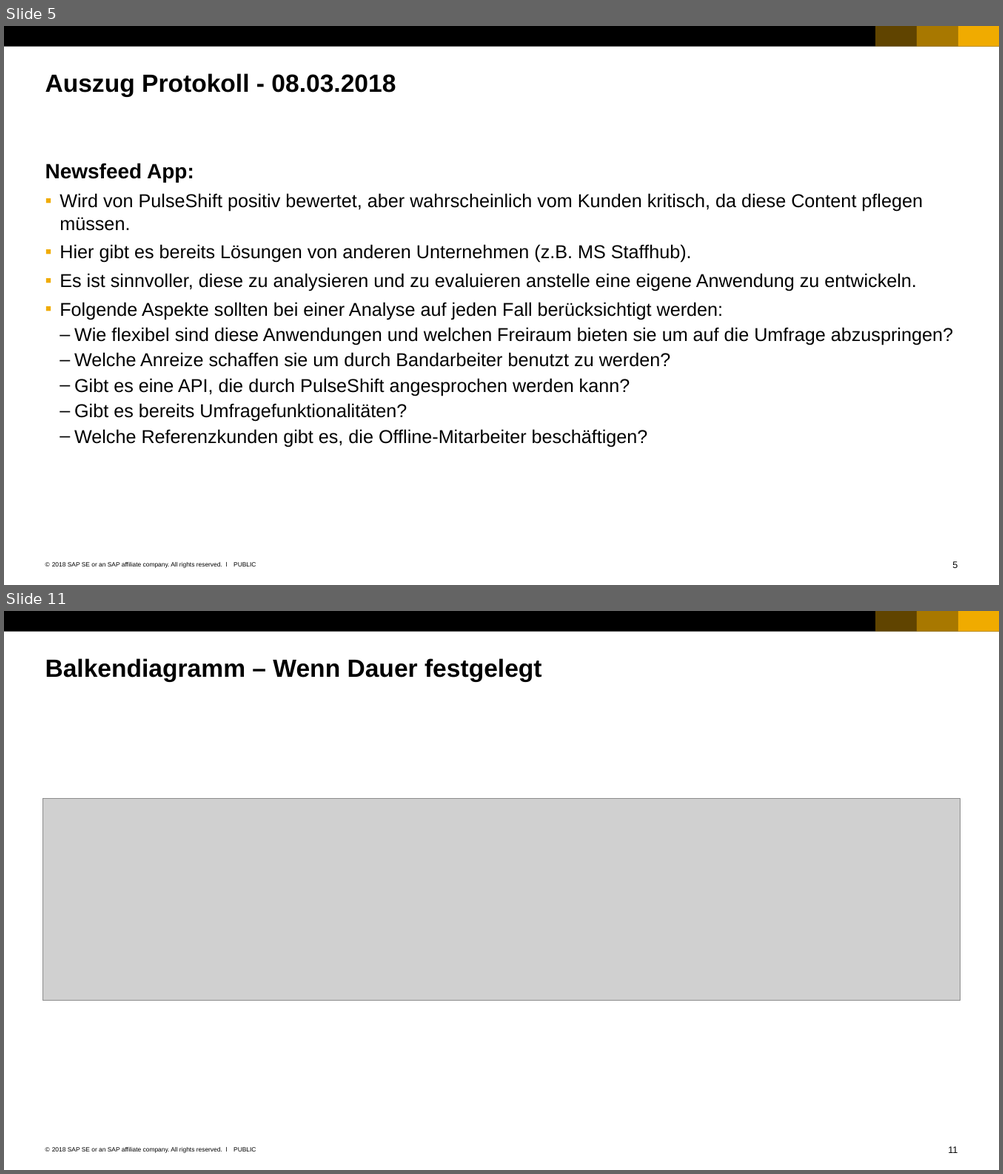
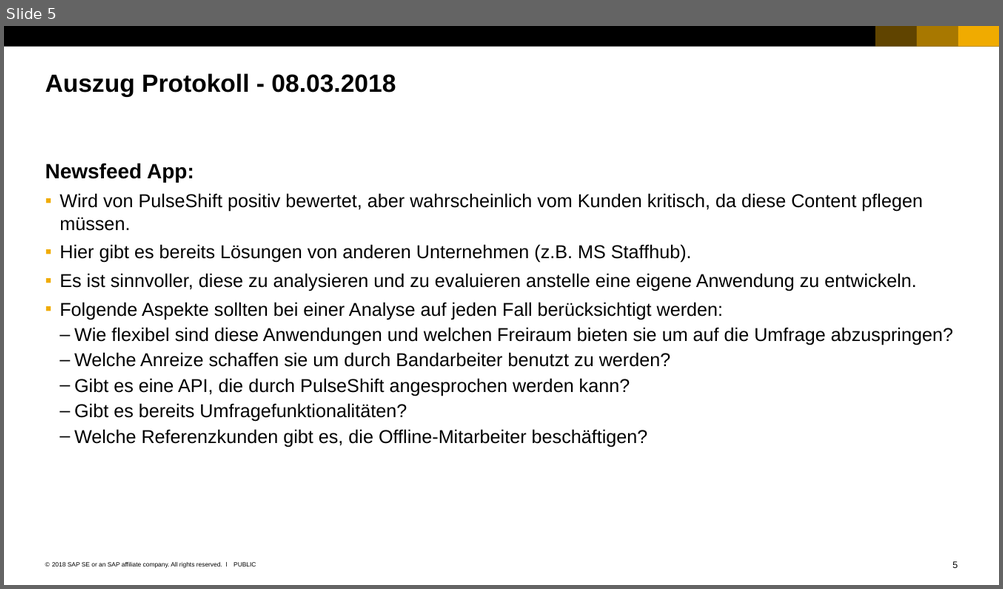
Before and after one commit to pulseshift/offline-survey-docs, a slide deck: portfolio/research newsfeed/Erarbeitung der Projektstruktur.pptx. Shown one above the other, each under a label of ours: slides 5 and 11 before the commit, slide 5 after it; the slides between them are not shown. The pictures are 1003x1174 and 1003x589 pixels, drawn with LibreOffice and Linux fonts; fonts in the diff are those of the drawing; grey boxes stand for pictures. Boxes give left, top, right and bottom in pixels: in the first picture for what was removed or moved away, otherwise in the second. Text is boxed around its words. In the diff, an @@ line names an element or a change of style, - is before the commit and + after.

```diff
--- a/portfolio/research newsfeed/Erarbeitung der Projektstruktur.pptx
+++ b/portfolio/research newsfeed/Erarbeitung der Projektstruktur.pptx
@@ slide 11 removed at (x1=4, y1=611, x2=999, y2=1170), background #FFFFFF; not listed: 7 template elements that a slide beside it also shows @@
@@ title removed at (x1=45, y1=658, x2=542, y2=682) @@
-Balkendiagramm – Wenn Dauer festgelegt
@@ picture removed at (x1=42, y1=799, x2=960, y2=1001) @@
```
Also in this commit, not shown: 2 slides changed, 4 other slides removed, 4 other files.
